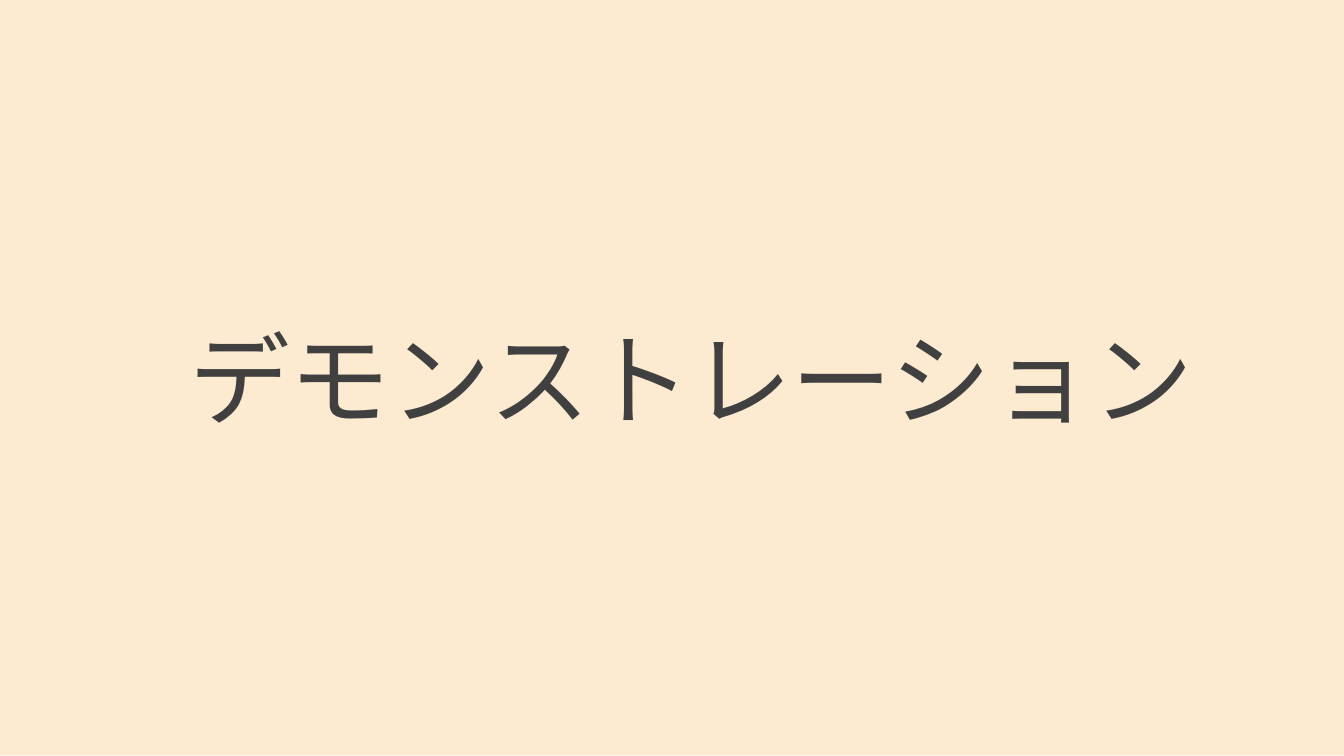
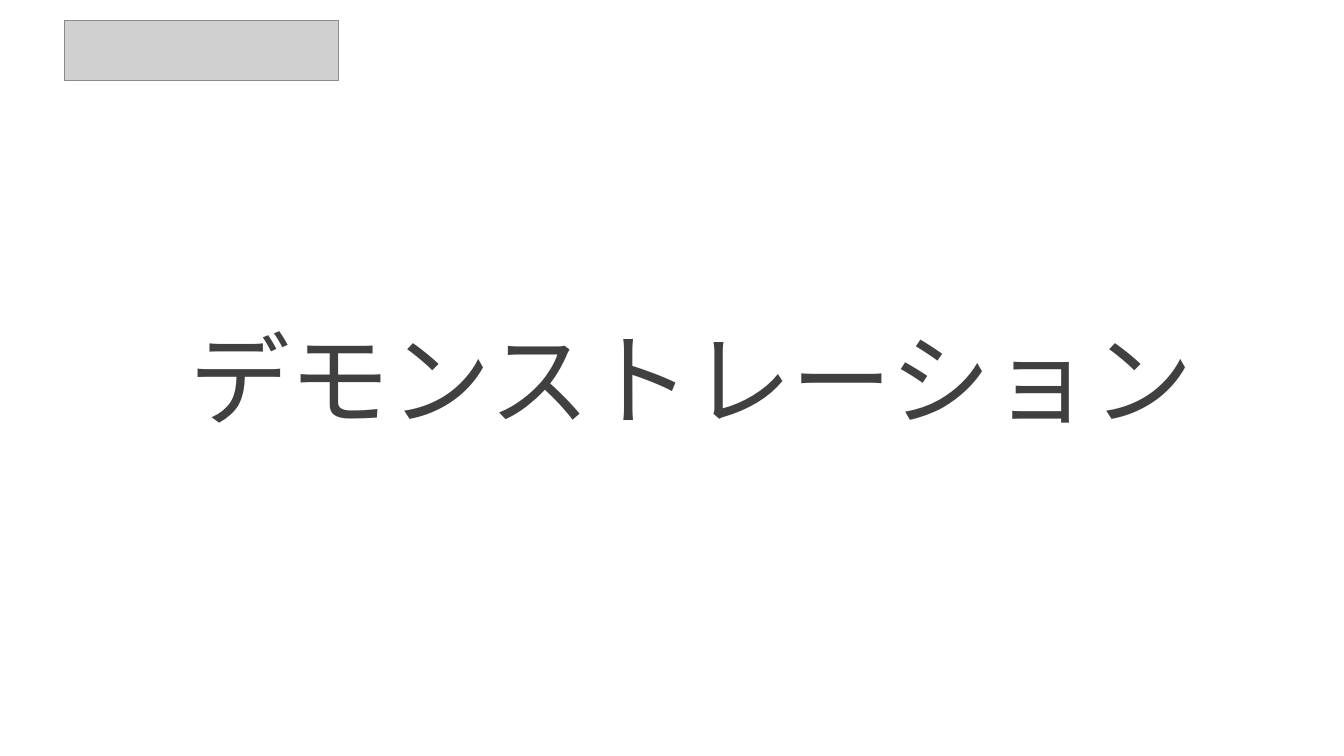
Before and after one commit to AdiosSora/subcall_cosmo, a slide deck: slide 7 of stable.pptx (slide 8 before the commit). Drawn at 1344x756 pixels with LibreOffice and Linux fonts; fonts in the diff are those of the drawing; grey boxes stand for pictures; background and template pictures are left out. Boxes give left, top, right and bottom in pixels: in the first picture for what was removed or moved away, otherwise in the second. Text is boxed around its words. In the diff, an @@ line names an element or a change of style, - is before the commit and + after.

```diff
--- a/stable.pptx
+++ b/stable.pptx
@@ rectangle removed at [0, 0, 1344, 755] @@
@@ picture added at [65, 20, 339, 81] @@
```
Also in this commit, not shown: 5 other slides changed, 1 slide added, 1 slide removed.
